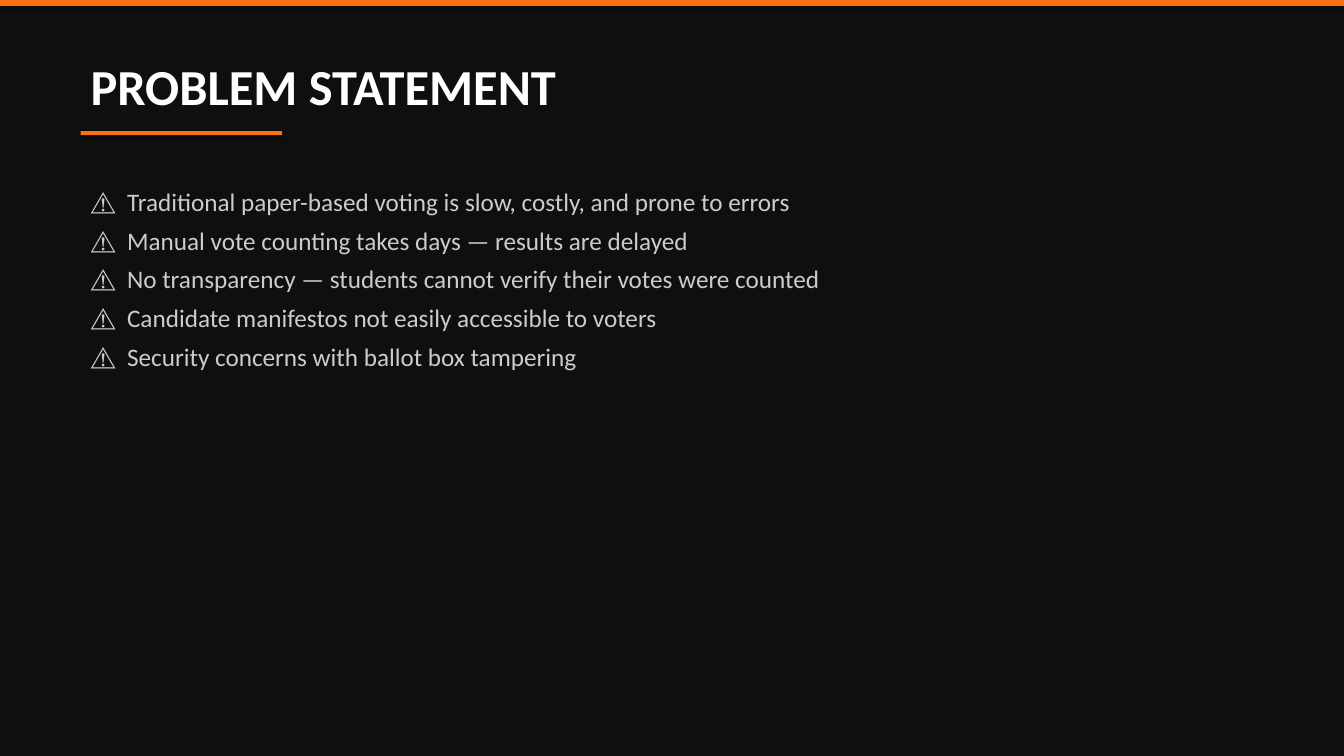
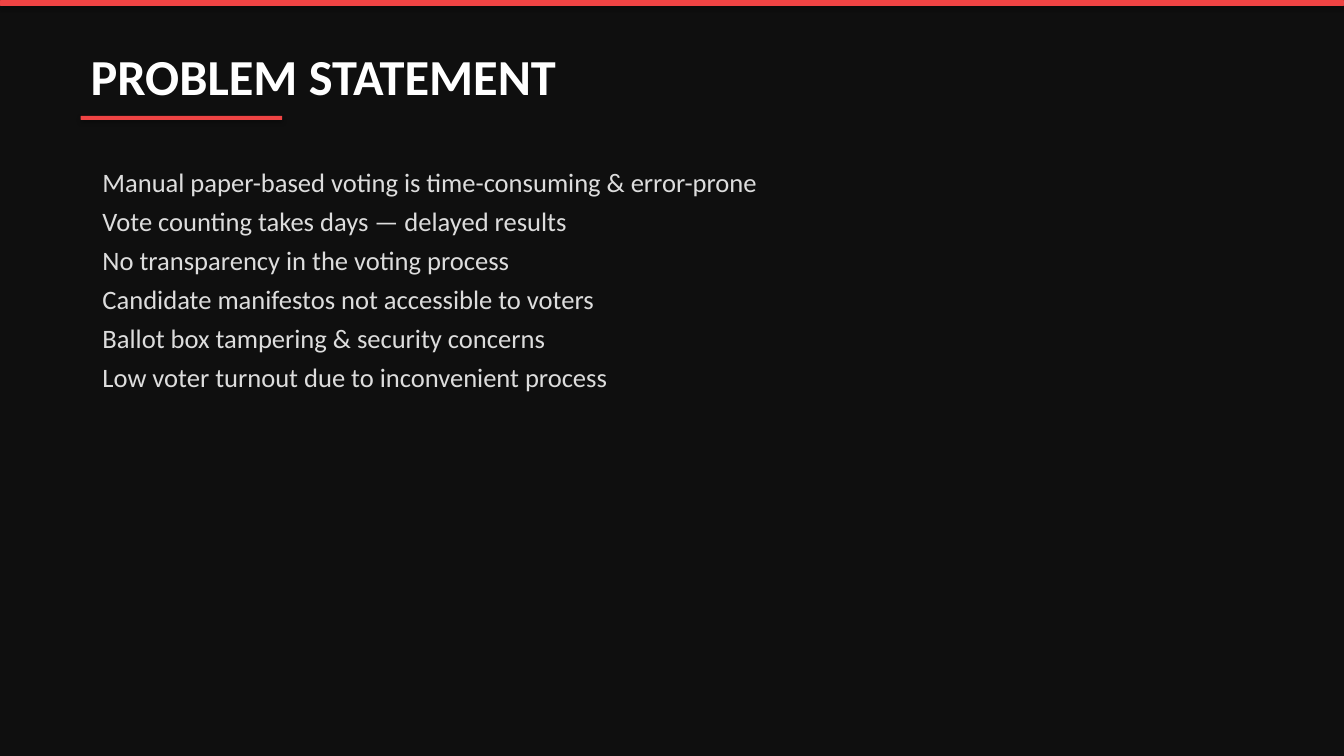
Before and after one commit to nayeemuddin0351/University-Digital-Election-Hub, a slide deck: slide 2 of RMSTU_Election_Presentation.pptx. Drawn at 1344x756 pixels with LibreOffice and Linux fonts; fonts in the diff are those of the drawing. Boxes give left, top, right and bottom in pixels: in the first picture for what was removed or moved away, otherwise in the second. Text is boxed around its words. In the diff, an @@ line names an element or a change of style, - is before the commit and + after.

```diff
--- a/RMSTU_Election_Presentation.pptx
+++ b/RMSTU_Election_Presentation.pptx
@@ rounded rectangle at [0,0,1344,6]: fill #F97316 to #EF4444 @@
@@ text "PROBLEM STATEMENT": place and size @@
-text "PROBLEM STATEMENT" at [91,72,556,106]
+text "PROBLEM STATEMENT" at [91,62,556,96]
@@ rounded rectangle at [81,116,282,120]: fill #F97316 to #EF4444 @@
@@ rounded rectangle: place and size @@
-rounded rectangle at [81,131,282,135]
+rounded rectangle at [81,116,282,120]
@@ text at [102,173,757,392]: text changed; size 18 to 19 pt; text colour #CCCCCC to #DDDDDD @@
-⚠ Traditional paper-based voting is slow, costly, and prone to errors
-⚠ Manual vote counting takes days — results are delayed
-⚠ No transparency — students cannot verify their votes were counted
-⚠ Candidate manifestos not easily accessible to voters
-⚠ Security concerns with ballot box tampering
+Manual paper-based voting is time-consuming & error-prone
+Vote counting takes days — delayed results
+No transparency in the voting process
+Candidate manifestos not accessible to voters
+Ballot box tampering & security concerns
+Low voter turnout due to inconvenient process
```
Also in this commit, not shown: 8 other slides changed, 5 slides added, 3 slides removed.
